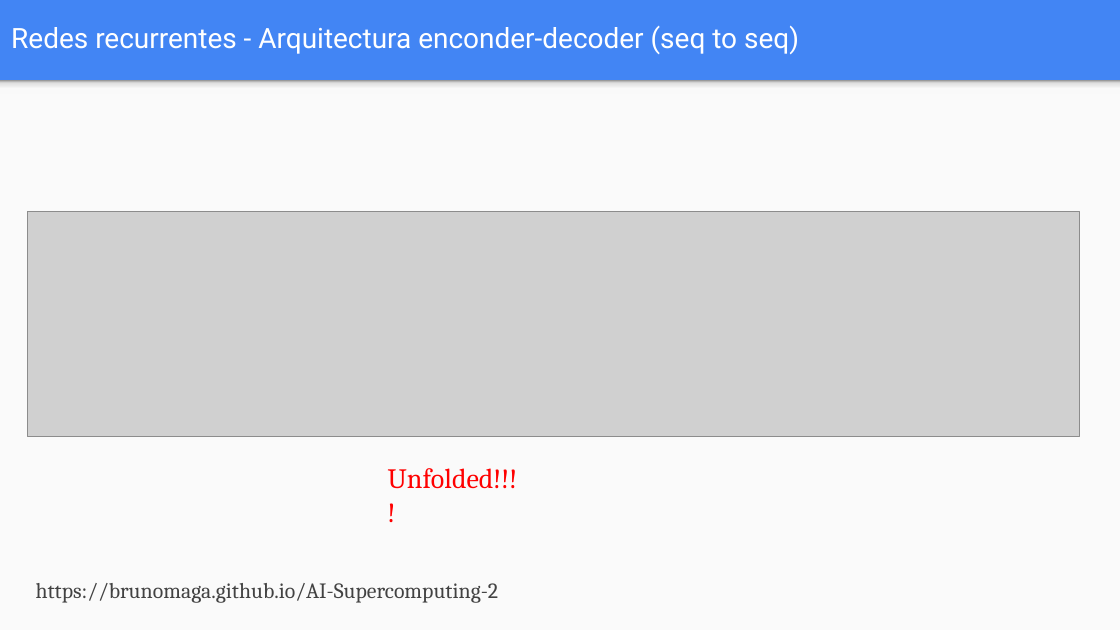
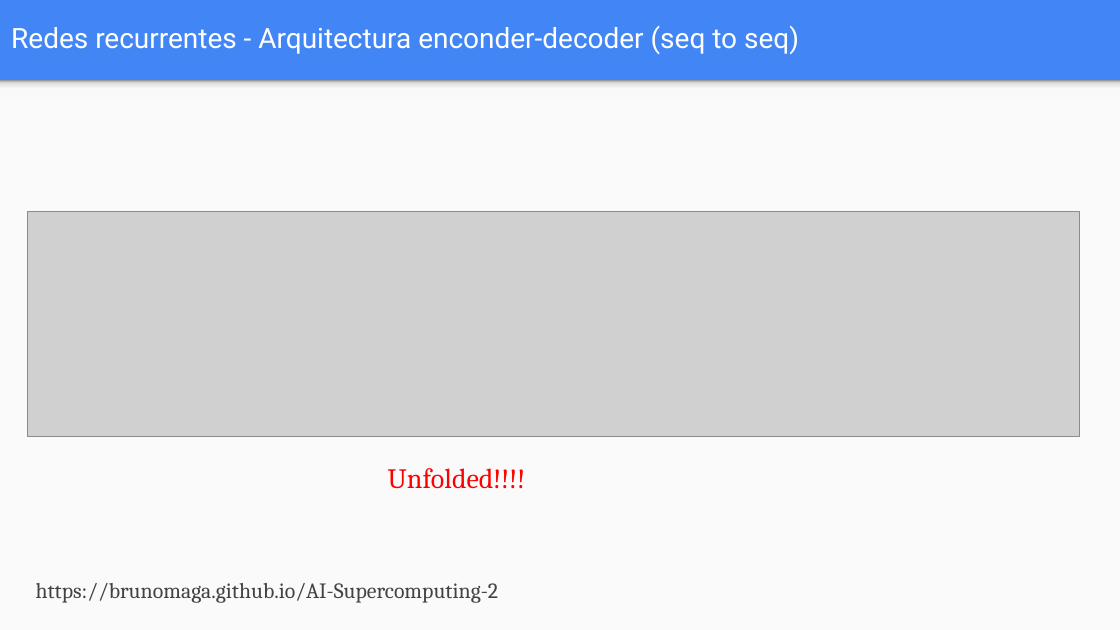
Before and after one commit to FIUBA-Posgrado-Inteligencia-Artificial/aprendizaje_profundo, a slide deck: slide 29 of clase_6/teoria/Clase_6.pptx. Drawn at 1120x630 pixels with LibreOffice and Linux fonts; fonts in the diff are those of the drawing; grey boxes stand for pictures. Boxes give left, top, right and bottom in pixels: in the first picture for what was removed or moved away, otherwise in the second. Text is boxed around its words. In the diff, an @@ line names an element or a change of style, - is before the commit and + after.

```diff
--- a/clase_6/teoria/Clase_6.pptx
+++ b/clase_6/teoria/Clase_6.pptx
@@ text "Unfolded!!!!" rewrapped from (x1=388, y1=468, x2=518, y2=489) to (x1=388, y1=468, x2=526, y2=489) @@
```
Also in this commit, not shown: 1 other slide changed, 1 other file.
